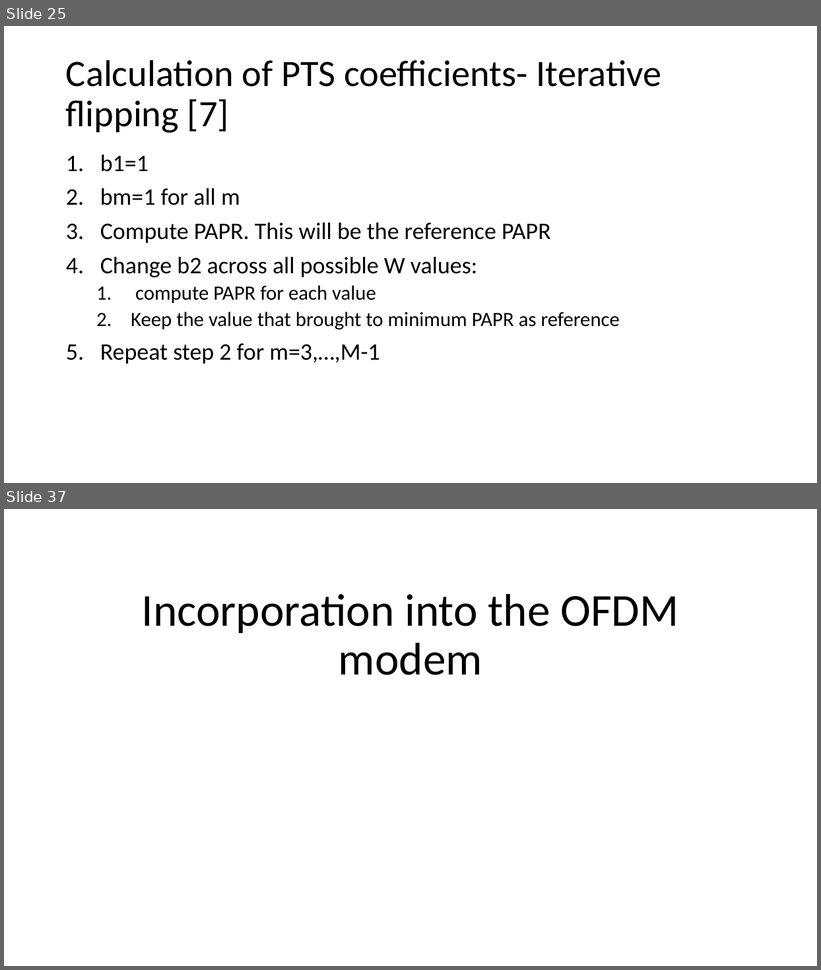
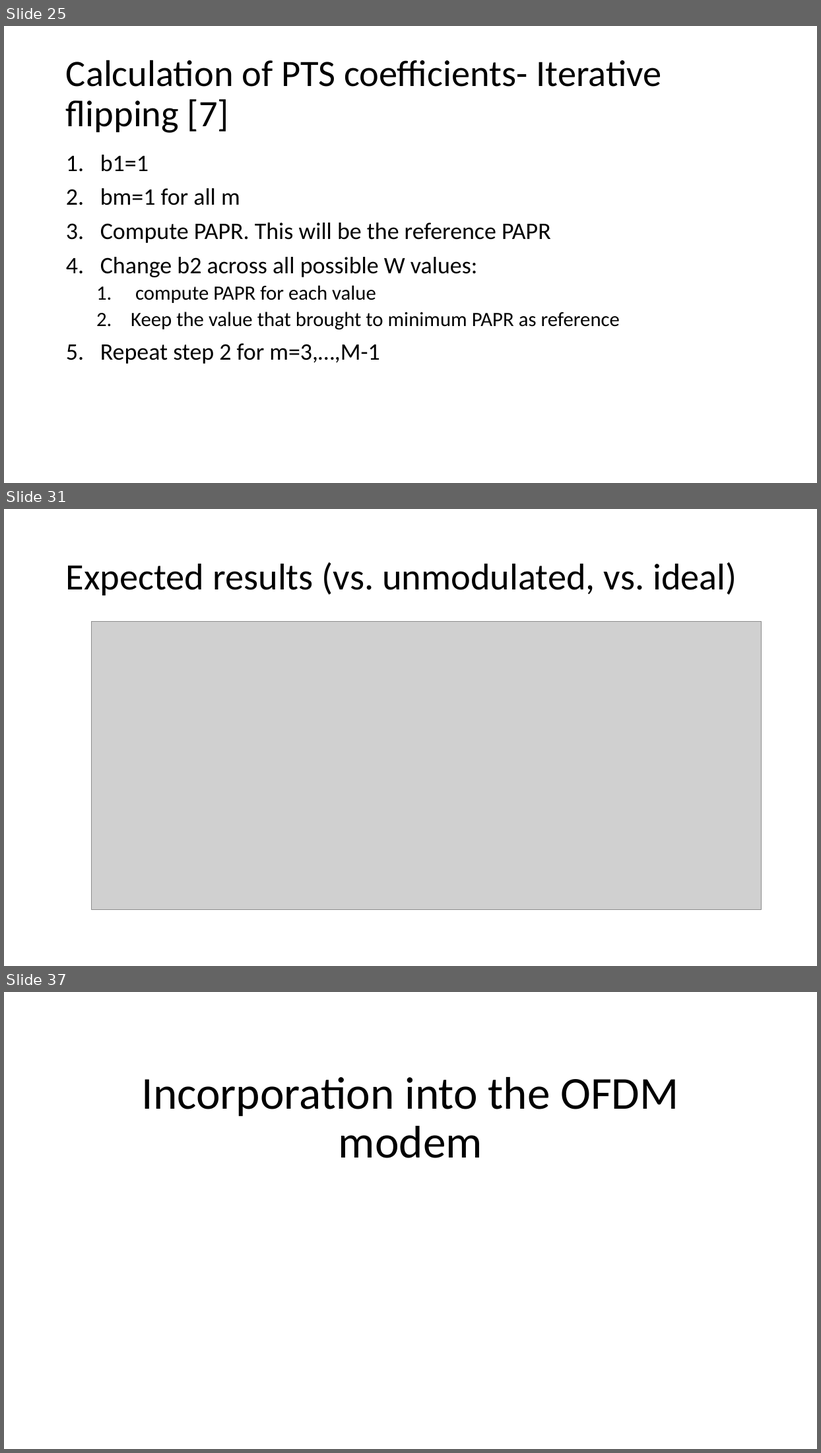
Before and after one commit to liorkissos/VLF-Simulations, a slide deck: PAPR Reduction- PTS.pptx. Shown one above the other, each under a label of ours: slides 25 and 37 before the commit, slides 25, 31 and 37 after it; the slides between them are not shown. The pictures are 821x970 and 821x1453 pixels, drawn with LibreOffice and Linux fonts; fonts in the diff are those of the drawing; grey boxes stand for pictures. Boxes give left, top, right and bottom in pixels: in the first picture for what was removed or moved away, otherwise in the second. Text is boxed around its words. In the diff, an @@ line names an element or a change of style, - is before the commit and + after.

```diff
--- a/PAPR Reduction- PTS.pptx
+++ b/PAPR Reduction- PTS.pptx
@@ slide 31 added at box(4, 509, 817, 966), background #FFFFFF @@
@@ title added at box(66, 562, 737, 595), 44 pt, text #000000 @@
+Expected results (vs. unmodulated, vs. ideal)
@@ picture added at box(91, 622, 761, 910) @@
```
Also in this commit, not shown: 4 slides changed, 11 other slides added, 6 slides removed, 11 other files.
